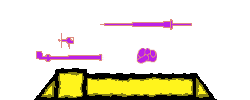
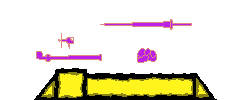
Revision of a layered 250 x 100 image; what changed, layer by layer:
painted on "Camada 4" over [67, 48, 157, 64]
